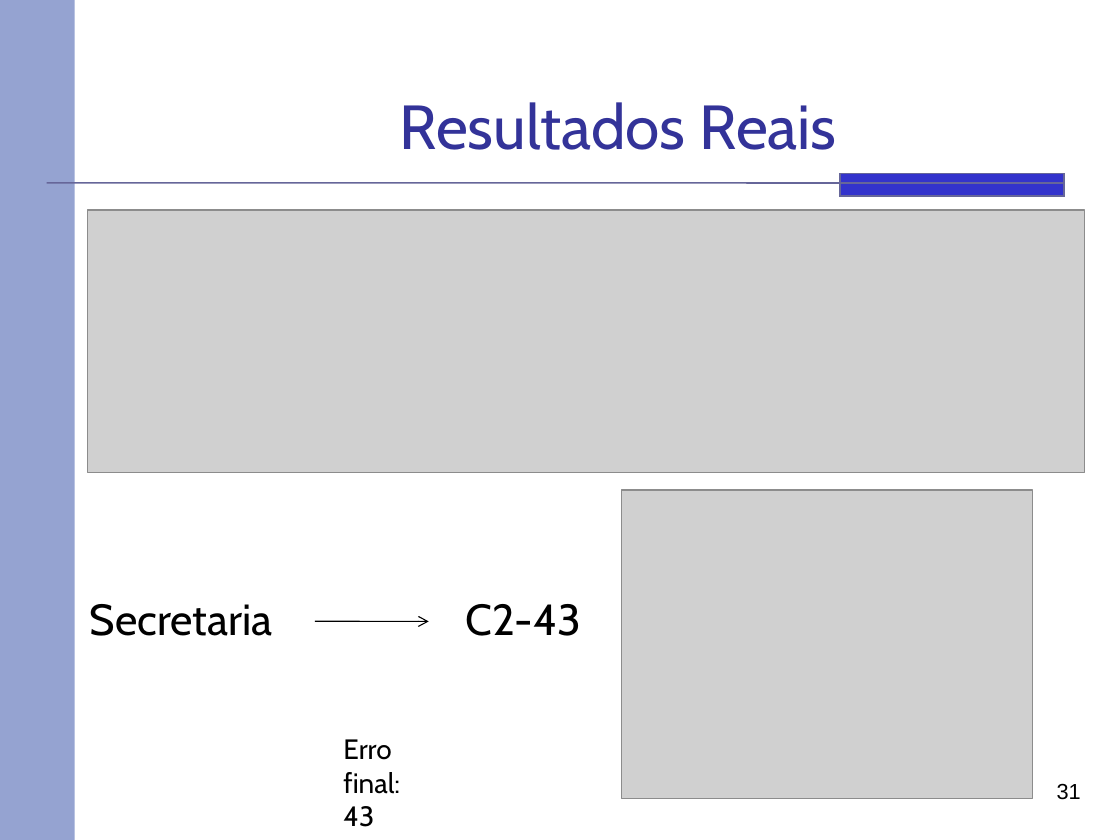
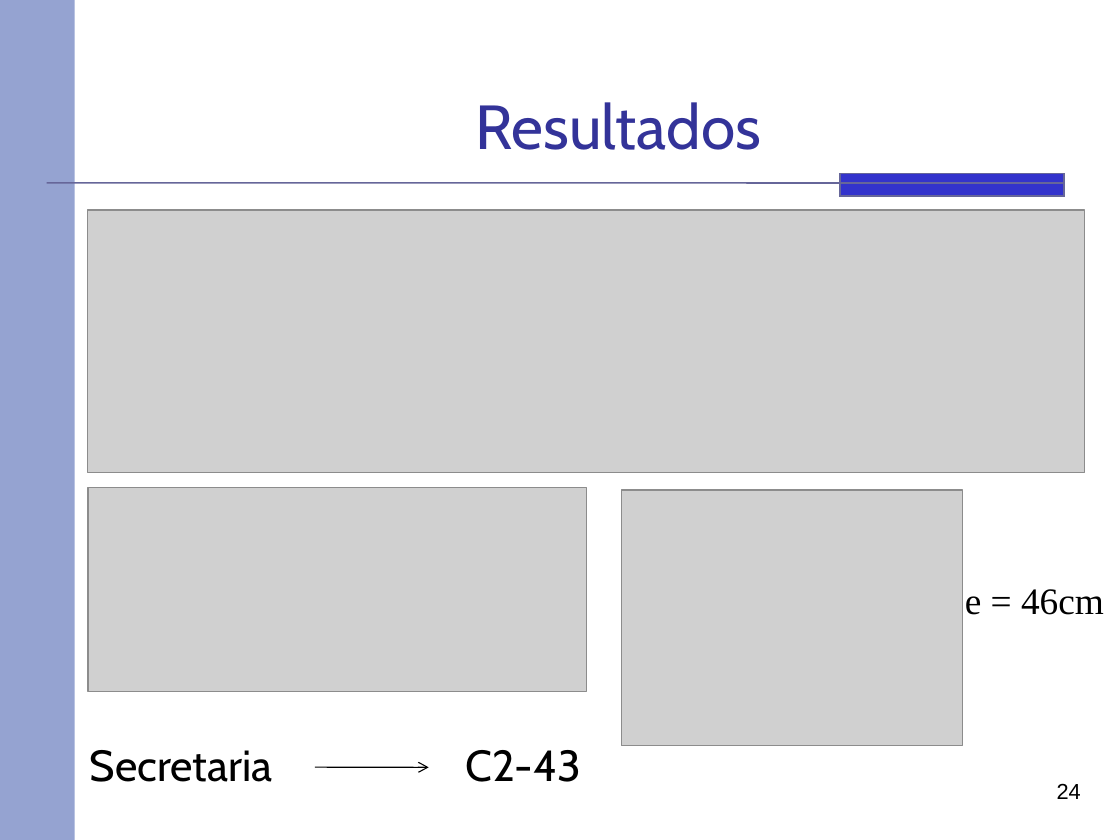
Before and after one commit to rafaelhdr/tccsauron, a slide deck: slide 24 of docs/Apresentação.pptx (slide 31 before the commit). Drawn at 1120x840 pixels with LibreOffice and Linux fonts; fonts in the diff are those of the drawing; grey boxes stand for pictures. Boxes give left, top, right and bottom in pixels: in the first picture for what was removed or moved away, otherwise in the second. Text is boxed around its words. In the diff, an @@ line names an element or a change of style, - is before the commit and + after.

```diff
--- a/docs/Apresentação.pptx
+++ b/docs/Apresentação.pptx
@@ title at bbox=[475, 102, 761, 150]: text changed @@
-Resultados Reais
+Resultados
@@ picture added at bbox=[88, 487, 587, 691] @@
@@ picture: place and size @@
-picture at bbox=[622, 491, 1033, 799]
+picture at bbox=[622, 491, 963, 746]
@@ text added at bbox=[965, 589, 1104, 615], 24 pt, text #000000 @@
+e = 46cm
@@ text removed at bbox=[343, 739, 400, 827] @@
-Erro final: 43
@@ 2 texts, 1 arrow: place and size @@
-2 texts, 1 arrow at bbox=[90, 604, 582, 636]
+2 texts, 1 arrow at bbox=[90, 750, 582, 782]
@@ page number at bbox=[1057, 783, 1081, 799]: text changed @@
-31
+24
```
Also in this commit, not shown: 13 other slides changed, 1 slide added, 6 slides removed.
